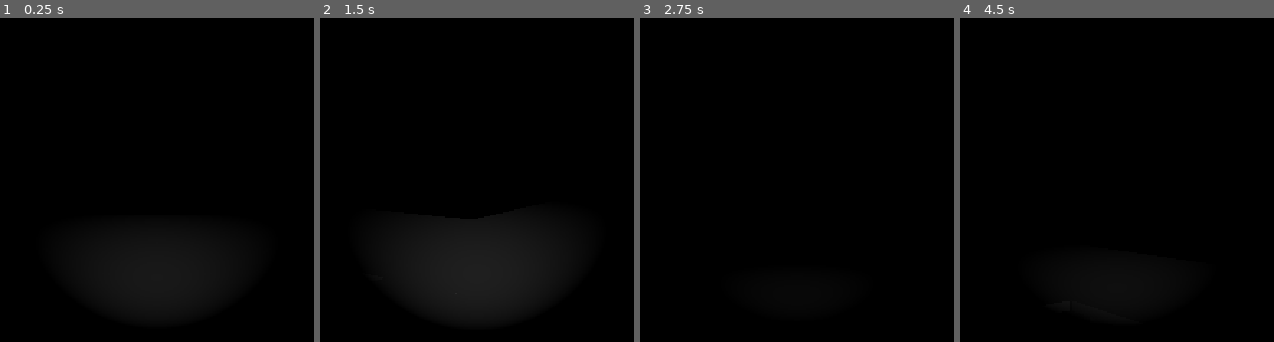
Above: before the commit, frames 1-4 (left to right).
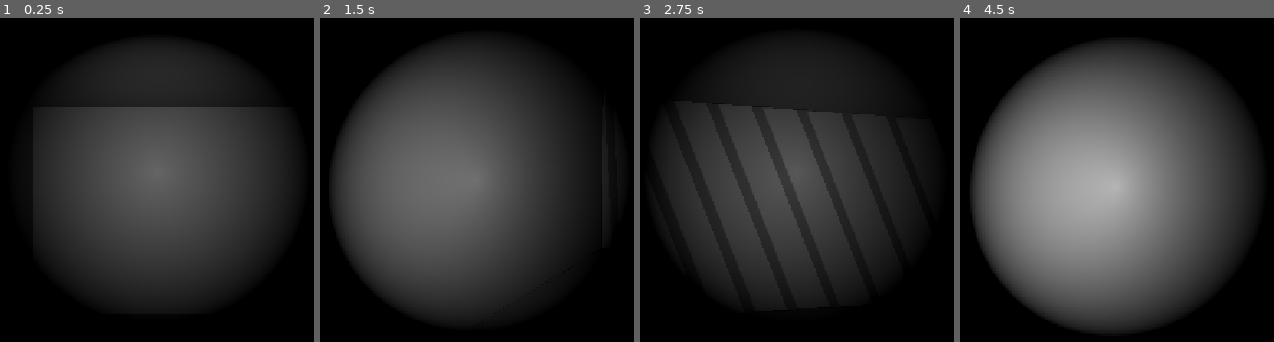
Above: after the commit, the same moments.

Repository: rigapide/What-Rises-At-Night
Game: Godot game, scene res://map/Main_Scene.tscn
The game is run twice, just before and just after one commit, with the same random seed, the same clock (stepped at 60 frames per second) and the same inputs.
Inputs (mouse positions are in pixels of both pictures, inside the frame that each line leads up to):
- Up to frame 1 (0.25 s): no input
- Up to frame 2 (1.5 s): tap Enter (ui_accept) at 0.5, 0.77, 1.25 s; move the mouse to (520, 163) at 0.52 s; tap A (a) at 0.6 s; tap D (d) at 0.8, 1.35 s; move the mouse to (436, 167) at 1.27 s
- Up to frame 3 (2.75 s): tap Enter (ui_accept) at 1.52, 2 s; tap S (s) at 1.55, 2.1 s; move the mouse to (815, 157) at 2.02 s; tap W (w) at 2.3 s
- Up to frame 4 (4.5 s): tap Enter (ui_accept) at 2.75, 3.02, 3.77, 4.25 s; move the mouse to (1107, 170) at 2.77 s; tap W (w) at 2.85 s; tap A (a) at 3.05, 3.6 s; move the mouse to (1176, 170) at 3.52 s; tap D (d) at 3.8, 4.35 s; move the mouse to (1057, 157) at 4.27 s

The runs differ from the first frame. In frame 1, 46% of the frame differs, in the area x 10-93%, y 8-79%; in frame 2, 49%; in frame 3, 44%; in frame 4, 64%, in the area x 3-94%, y 7-97%.

Commit message:
finished colision for whole layout

Diff:
--- a/what-rises-at-night-/map/Main_Scene.tscn
+++ b/what-rises-at-night-/map/Main_Scene.tscn
@@ -26,7 +26,7 @@
 transform = Transform3D(1, 0, 0, 0, 1, 0, 0, 0, 1, 0, 0, -271.78302)
 
 [node name="player" parent="." unique_id=1332932682 instance=ExtResource("2_eu055")]
-transform = Transform3D(7, 0, 0, 0, 7, 0, 0, 0, 7, 33.27233, 33.058594, 97.20415)
+transform = Transform3D(7, 0, 0, 0, 7, 0, 0, 0, 7, 33.27233, 14.607073, -1.0293121)
 
 [node name="MeshInstance3D" parent="." unique_id=1752869269 instance=ExtResource("3_628wc")]
 transform = Transform3D(1, 0, 0, 0, 1, 0, 0, 0, 1, 0, 4.728145, 6.512904)
--- a/what-rises-at-night-/map/the house .tscn
+++ b/what-rises-at-night-/map/the house .tscn
@@ -1956,6 +1956,54 @@
 transform = Transform3D(1, 0, 0, 0, 1, 0, 0, 0, 1, -116.5, -10, 25)
 mesh = SubResource("BoxMesh_6dw5y")
 
+[node name="bakers room collider" type="StaticBody3D" parent="the bakers room" unique_id=1127947730]
+transform = Transform3D(1, 0, 0, 0, 1, 0, 0, 0, 1, -53.10949, -22.87832, 0)
+
+[node name="wall1" type="CollisionPolygon3D" parent="the bakers room/bakers room collider" unique_id=458432906]
+transform = Transform3D(1, 0, 0, 0, 1, 0, 0, 0, 1, 0, 0, -72.97884)
+polygon = PackedVector2Array(-62.862564, -14.614157, 23.111042, -14.605143, 23.110506, 16.424236, -62.98262, 16.379139)
+debug_color = Color(0.654902, 0.3254902, 1, 0.8)
+
+[node name="wall2" type="CollisionPolygon3D" parent="the bakers room/bakers room collider" unique_id=1329906040]
+transform = Transform3D(-4.371139e-08, 0, -1, 0, 1, 0, 1, 0, -4.371139e-08, 23.593735, 0, 0)
+polygon = PackedVector2Array(56.496826, -14.6184635, -45.498554, -14.620043, -45.511486, 9.364316, -63.46105, 9.345481, -63.488827, -14.611361, -72.4628, -14.635435, -72.49614, 16.382711, 56.49647, 16.37557)
+debug_color = Color(0.654902, 0.3254902, 1, 0.8)
+
+[node name="CollisionPolygon3D" type="CollisionPolygon3D" parent="the bakers room/bakers room collider" unique_id=745695720]
+transform = Transform3D(-1, 0, -8.742278e-08, 0, 1, 0, 8.742278e-08, 0, -1, 6.5992584, 0, 56.97871)
+polygon = PackedVector2Array(69.481445, -14.596365, 23.480198, -14.603056, 23.465298, 10.314974, 4.5336494, 10.334787, 4.490944, -14.629118, -16.500738, -14.628252, -16.495094, 16.359467, 69.487915, 16.37215)
+debug_color = Color(0.654902, 0.3254902, 1, 0.8)
+
+[node name="wall4" type="CollisionPolygon3D" parent="the bakers room/bakers room collider" unique_id=633230024]
+transform = Transform3D(-4.371139e-08, 0, 1, 0, 1, 0, -1, 0, -4.371139e-08, -63.384003, 0, 0)
+polygon = PackedVector2Array(72.526, -14.620993, 72.48776, 16.39631, -40.23778, 16.369057, -40.50956, 8.369303, -9.522, 8.336004, -9.525119, -6.597994, -40.494217, -6.6003456, -41.220406, -14.61038)
+debug_color = Color(0.654902, 0.3254902, 1, 0.8)
+
+[node name="CollisionPolygon3D2" type="CollisionPolygon3D" parent="the bakers room/bakers room collider" unique_id=1777108410]
+transform = Transform3D(-4.371139e-08, 0, 1, 0, 1, 0, -1, 0, -4.371139e-08, -63.385574, 0, 41.622627)
+polygon = PackedVector2Array(1.1383858, -14.700434, -14.879169, -14.627192, -14.858566, 16.380022, 1.4528122, 16.376837)
+debug_color = Color(0.654902, 0.3254902, 1, 0.8)
+
+[node name="wall6" type="CollisionPolygon3D" parent="the bakers room/bakers room collider" unique_id=1581824333]
+transform = Transform3D(-4.371139e-08, 0, -1, 0, 1, 0, 1, 0, -4.371139e-08, 40.5744, 0, -47.536625)
+polygon = PackedVector2Array(7.0396423, -14.618708, -24.979092, -14.601202, -24.962109, 16.36474, 7.015423, 16.363409)
+debug_color = Color(0.654902, 0.3254902, 1, 0.8)
+
+[node name="wall7" type="CollisionPolygon3D" parent="the bakers room/bakers room collider" unique_id=1559084685]
+transform = Transform3D(1, 0, 0, 0, 1, 0, 0, 0, 1, 34.169373, 0, -72.994545)
+polygon = PackedVector2Array(5.914322, -14.627302, -10.046268, -14.642061, -10.075369, 16.39368, 5.930731, 16.352163)
+debug_color = Color(0.654902, 0.3254902, 1, 0.8)
+
+[node name="CollisionPolygon3D3" type="CollisionPolygon3D" parent="the bakers room/bakers room collider" unique_id=1643518844]
+transform = Transform3D(-1, 0, -8.742278e-08, 0, 1, 0, 8.742278e-08, 0, -1, 29.311342, 0, -40.003983)
+polygon = PackedVector2Array(5.234886, -14.62726, -10.807658, -14.625929, -10.816036, 16.392885, 5.1999702, 16.386183)
+debug_color = Color(0.654902, 0.3254902, 1, 0.8)
+
+[node name="wall9" type="CollisionPolygon3D" parent="the bakers room/bakers room collider" unique_id=1630934686]
+transform = Transform3D(1, 0, 0, 0, -4.371139e-08, 1, 0, -1, -4.371139e-08, 0, -15.086138, 0)
+polygon = PackedVector2Array(23.116283, -57.506508, -63.03495, -57.47412, -62.847214, 72.4854, 40.084858, 72.49138, 40.07132, 40.577805, 23.41512, 40.512543)
+debug_color = Color(0.654902, 0.3254902, 1, 0.8)
+
 [node name="the storage array" type="Node3D" parent="." unique_id=1727257182]
 
 [node name="floor1" type="MeshInstance3D" parent="the storage array" unique_id=1252568123]
@@ -2014,6 +2062,49 @@
 transform = Transform3D(1, 0, 0, 0, 1, 0, 0, 0, 1, -113.5, -25, 110)
 mesh = SubResource("BoxMesh_iqats")
 
+[node name="storage colliders" type="StaticBody3D" parent="the storage array" unique_id=1747508698]
+transform = Transform3D(1, 0, 0, 0, 1, 0, 0, 0, 1, -64.60374, -32.266956, 163.62575)
+
+[node name="wall1" type="CollisionPolygon3D" parent="the storage array/storage colliders" unique_id=2052534668]
+transform = Transform3D(-4.371139e-08, 0, -1, 0, 1, 0, 1, 0, -4.371139e-08, 26.099842, 0, 0)
+polygon = PackedVector2Array(65.86391, -5.170971, -53.124657, -5.2213936, -53.134636, 25.748198, 65.89392, 25.764744)
+debug_color = Color(0, 0.6431373, 0.33333334, 0.7607843)
+
+[node name="wall2" type="CollisionPolygon3D" parent="the storage array/storage colliders" unique_id=1693599901]
+transform = Transform3D(1, 0, 0, 0, 1, 0, 0, 0, 1, -18.221512, 20.422611, -53.617165)
+polygon = PackedVector2Array(12.838837, -25.679386, -11.173256, -25.65498, -11.176849, -0.6631336, -28.16703, -0.66261387, -28.174667, -25.66668, -33.162956, -25.65813, -33.168808, 5.3458877, 43.805016, 5.3336215, 43.811325, -25.65496, 27.811241, -25.644932, 27.813194, -1.1670246, 12.834808, -1.1623278)
+debug_color = Color(0, 0.6431373, 0.33333334, 0.7607843)
+
+[node name="wall3" type="CollisionPolygon3D" parent="the storage array/storage colliders" unique_id=332401043]
+transform = Transform3D(-1, 0, -8.742278e-08, 0, 1, 0, 8.742278e-08, 0, -1, 0, 0, 66.3582)
+polygon = PackedVector2Array(51.386032, -5.199703, -25.588844, -5.198612, -25.59694, 25.747757, 51.392906, 25.761578)
+debug_color = Color(0, 0.6431373, 0.33333334, 0.7607843)
+
+[node name="wall4" type="CollisionPolygon3D" parent="the storage array/storage colliders" unique_id=2024392067]
+transform = Transform3D(-4.371139e-08, 0, 1, 0, 1, 0, -1, 0, -4.371139e-08, -51.882324, 0, 0)
+polygon = PackedVector2Array(-20.862427, 3.765192, -20.676697, -5.2243843, 106.12085, -5.212406, 106.132935, 25.757732, -20.840088, 25.78093, -20.849213, 21.744083, 12.090393, 21.750076, 12.099762, 3.7802048)
+debug_color = Color(0, 0.6431373, 0.33333334, 0.7607843)
+
+[node name="wall5" type="CollisionPolygon3D" parent="the storage array/storage colliders" unique_id=1810676413]
+transform = Transform3D(-4.371139e-08, 0, 1, 0, 1, 0, -1, 0, -4.371139e-08, -51.870567, 0, 24.68782)
+polygon = PackedVector2Array(-41.163193, -5.2287636, 4.0221405, -5.2014656, 3.8560486, 25.751842, -41.182068, 25.762295)
+debug_color = Color(0, 0.6431373, 0.33333334, 0.7607843)
+
+[node name="wall6" type="CollisionPolygon3D" parent="the storage array/storage colliders" unique_id=1070821887]
+transform = Transform3D(1, 0, 0, 0, 1, 0, 0, 0, 1, -34.18801, 0, -106.614136)
+polygon = PackedVector2Array(-17.198982, -5.244137, 9.836739, -5.2419395, 9.803322, 25.787655, -17.226059, 25.790836)
+debug_color = Color(0, 0.6431373, 0.33333334, 0.7607843)
+
+[node name="floor" type="CollisionPolygon3D" parent="the storage array/storage colliders" unique_id=1786235971]
+transform = Transform3D(1, 0, 0, 0, -4.371139e-08, 1, 0, -1, -4.371139e-08, 0, -5.7, 0)
+polygon = PackedVector2Array(-51.3696, -65.857285, 25.613876, -65.85379, 25.536568, 53.110832, -24.394394, 53.126633, -24.417717, 106.13565, -51.387947, 106.10991)
+debug_color = Color(0, 0.6431373, 0.33333334, 0.7607843)
+
+[node name="ceiling" type="CollisionPolygon3D" parent="the storage array/storage colliders" unique_id=160784528]
+transform = Transform3D(1, 0, 0, 0, -4.371139e-08, 1, 0, -1, -4.371139e-08, 0, 26.215103, 0)
+polygon = PackedVector2Array(-51.3696, -65.857285, 25.613876, -65.85379, 25.536568, 53.110832, -24.394394, 53.126633, -24.417717, 106.13565, -51.387947, 106.10991)
+debug_color = Color(0, 0.6431373, 0.33333334, 0.7607843)
+
 [node name="childs room" type="Node3D" parent="." unique_id=1944989618]
 
 [node name="floor1" type="MeshInstance3D" parent="childs room" unique_id=194498921]
@@ -2084,6 +2175,45 @@
 transform = Transform3D(1, 0, 0, 0, 1, 0, 0, 0, 1, 20, -21.5, 121)
 mesh = SubResource("BoxMesh_m17yi")
 
+[node name="childs room collider" type="StaticBody3D" parent="childs room" unique_id=1982022277]
+transform = Transform3D(1, 0, 0, 0, 1, 0, 0, 0, 1, 39.29031, -29.568333, 159.82239)
+
+[node name="wall1" type="CollisionPolygon3D" parent="childs room/childs room collider" unique_id=1489724109]
+transform = Transform3D(1, 0, 0, 0, 1, 0, 0, 0, 1, 15.408863, 0, -38.76664)
+polygon = PackedVector2Array(-7.759392, -7.9195976, 31.249, -7.880806, 31.268715, 22.992142, -39.655384, 22.99868, -39.65467, -7.8952866, -28.671656, -7.903206, -28.645985, 17.03366, -7.702446, 17.04932)
+
+[node name="wall2" type="CollisionPolygon3D" parent="childs room/childs room collider" unique_id=2078649646]
+transform = Transform3D(-1, 0, -8.742278e-08, 0, 1, 0, 8.742278e-08, 0, -1, 0, 0, 71.15721)
+polygon = PackedVector2Array(-46.691566, -7.910679, 50.281593, -7.8791847, 50.303734, 23.059772, -46.662636, 23.019985)
+
+[node name="CollisionPolygon3D" type="CollisionPolygon3D" parent="childs room/childs room collider" unique_id=56240858]
+transform = Transform3D(-4.371139e-08, 0, 1, 0, 1, 0, -1, 0, -4.371139e-08, -24.778923, 0, 0)
+polygon = PackedVector2Array(-42.67285, -7.914974, 38.262306, -7.8987274, 38.28887, 23.066519, -70.64305, 23.12392, -70.69801, -7.880886, -64.63591, -7.9599648, -64.61778, 17.013382, -42.718643, 17.031408)
+
+[node name="wall4" type="CollisionPolygon3D" parent="childs room/childs room collider" unique_id=2095673724]
+transform = Transform3D(-4.371139e-08, 0, -1, 0, 1, 0, 1, 0, -4.371139e-08, 47.20859, -6.0434723, 0)
+polygon = PackedVector2Array(-24.310944, 6.106409, -24.718521, -1.9050293, 70.61342, -1.8296204, 70.66815, 29.074768, -24.209122, 29.125385, -24.05516, 23.09208, 18.675644, 23.079311, 18.619858, 6.1364098)
+
+[node name="wall5" type="CollisionPolygon3D" parent="childs room/childs room collider" unique_id=115827521]
+transform = Transform3D(-4.371139e-08, 0, -1, 0, 1, 0, 1, 0, -4.371139e-08, 47.17171, 0, -33.31743)
+polygon = PackedVector2Array(-4.9611435, -7.90794, 9.105164, -7.9555206, 9.2443695, 23.025494, -4.9118195, 23.069153)
+
+[node name="wall7" type="CollisionPolygon3D" parent="childs room/childs room collider" unique_id=645348864]
+transform = Transform3D(1, 0, 0, 0, 1, 0, 0, 0, 1, -42.89457, 0, 36.20906)
+polygon = PackedVector2Array(-7.34383, -7.933159, 17.65532, -7.9228973, 17.587042, 23.04551, -7.4535236, 23.11161)
+
+[node name="wall6" type="CollisionPolygon3D" parent="childs room/childs room collider" unique_id=684614518]
+transform = Transform3D(-4.371139e-08, 0, 1, 0, 1, 0, -1, 0, -4.371139e-08, -50.70708, 0, 54.171494)
+polygon = PackedVector2Array(-16.477356, -7.927223, 17.436493, -7.8842125, 17.478806, 23.034359, -16.507858, 22.98035)
+
+[node name="floor" type="CollisionPolygon3D" parent="childs room/childs room collider" unique_id=1528329738]
+transform = Transform3D(1, 0, 0, 0, -4.3711385e-08, 0.99999994, 0, -0.99999994, -4.3711385e-08, 0, -8.293007, 0)
+polygon = PackedVector2Array(-24.228027, 38.315453, 46.68413, 38.281357, 46.68823, -70.70613, -50.24746, -70.57555, -50.01903, -36.69133, -24.262352, -36.758163)
+
+[node name="ceiling" type="CollisionPolygon3D" parent="childs room/childs room collider" unique_id=1026865471]
+transform = Transform3D(1, 0, 0, 0, -4.3711385e-08, 0.99999994, 0, -0.99999994, -4.3711385e-08, 0, 23.368643, 0)
+polygon = PackedVector2Array(-24.228027, 38.315453, 46.68413, 38.281357, 46.68823, -70.70613, -50.24746, -70.57555, -50.01903, -36.69133, -24.262352, -36.758163)
+
 [node name="bathroom" type="Node3D" parent="." unique_id=1294856171]
 
 [node name="floor1" type="MeshInstance3D" parent="bathroom" unique_id=1742315729]
@@ -2097,6 +2227,25 @@
 [node name="wall2" type="MeshInstance3D" parent="bathroom" unique_id=26535409]
 transform = Transform3D(1, 0, 0, 0, 1, 0, 0, 0, 1, 17.5, -21.5, 38)
 mesh = SubResource("BoxMesh_omdy0")
+
+[node name="bathroom1 colliders" type="StaticBody3D" parent="bathroom" unique_id=1545198328]
+transform = Transform3D(1, 0, 0, 0, 1, 0, 0, 0, 1, 13.7579565, -26.215048, 68.15805)
+
+[node name="wall1" type="CollisionPolygon3D" parent="bathroom/bathroom1 colliders" unique_id=649002022]
+transform = Transform3D(1, 0, 0, 0, 1, 0, 0, 0, 1, 0, 0, -30.120632)
+polygon = PackedVector2Array(-8.732689, -11.26845, 16.217903, -11.262213, 16.224579, 19.703075, -8.732413, 19.691984)
+
+[node name="wall2" type="CollisionPolygon3D" parent="bathroom/bathroom1 colliders" unique_id=589095928]
+transform = Transform3D(-4.371139e-08, 0, 1, 0, 1, 0, -1, 0, -4.371139e-08, -9.204201, 0, 0)
+polygon = PackedVector2Array(-14.3098755, -11.248693, 29.619278, -11.268274, 29.632996, 19.707684, -14.340744, 19.702488)
+
+[node name="floor" type="CollisionPolygon3D" parent="bathroom/bathroom1 colliders" unique_id=903666614]
+transform = Transform3D(1, 0, 0, 0, -4.371139e-08, 1, 0, -1, -4.371139e-08, 0, -11.7588215, 0)
+polygon = PackedVector2Array(-8.746529, -15.340363, 16.249416, -15.329628, 16.199574, 29.64653, -8.745537, 29.648586)
+
+[node name="ceiling" type="CollisionPolygon3D" parent="bathroom/bathroom1 colliders" unique_id=1325844735]
+transform = Transform3D(1, 0, 0, 0, -4.371139e-08, 1, 0, -1, -4.371139e-08, 0, 20.110317, 0)
+polygon = PackedVector2Array(-8.746529, -15.340363, 16.249416, -15.329628, 16.199574, 29.64653, -8.745537, 29.648586)
 
 [node name="bathroom2" type="Node3D" parent="." unique_id=792870868]
 
